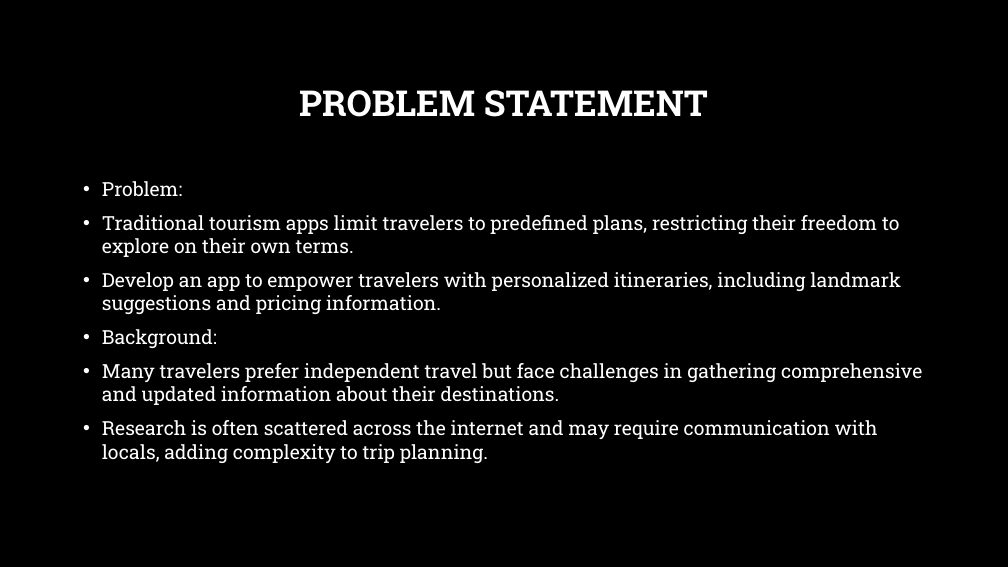
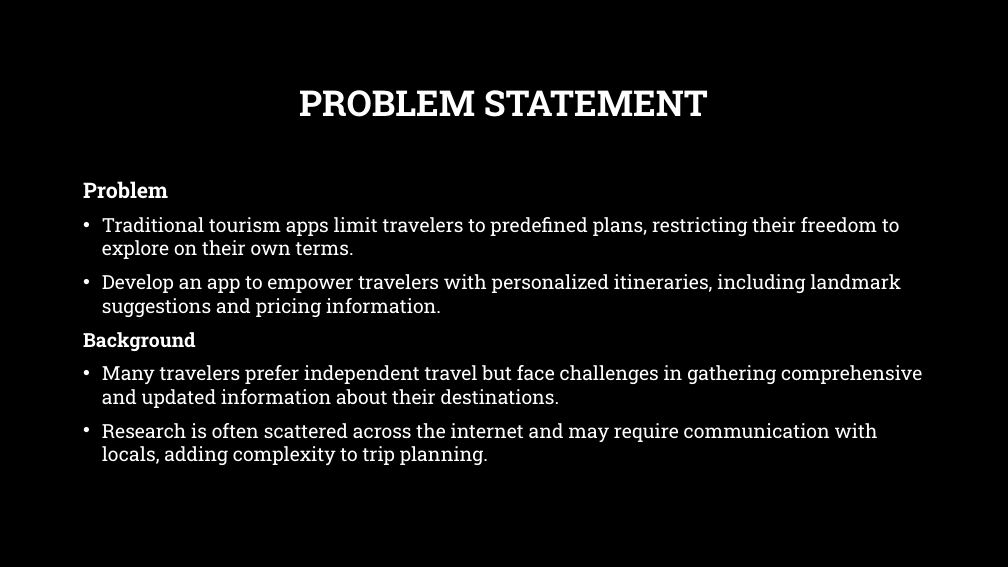
Before and after one commit to Dibya-Bharat/Major_project, a slide deck: slide 3 of Report/Tourism Recommendation System.pptx. Drawn at 1008x567 pixels with LibreOffice and Linux fonts; fonts in the diff are those of the drawing; background and template pictures are left out. Boxes give left, top, right and bottom in pixels: in the first picture for what was removed or moved away, otherwise in the second. Text is boxed around its words. In the diff, an @@ line names an element or a change of style, - is before the commit and + after.

```diff
--- a/Report/Tourism Recommendation System.pptx
+++ b/Report/Tourism Recommendation System.pptx
@@ text at [83,181,168,198]: text changed; size 18.5 to 20.4 pt; bold on @@
-• Problem:
+Problem
@@ text at [83,332,196,351]: text changed; bold on @@
-• Background:
+Background
```
Also in this commit, not shown: 6 other slides changed.
